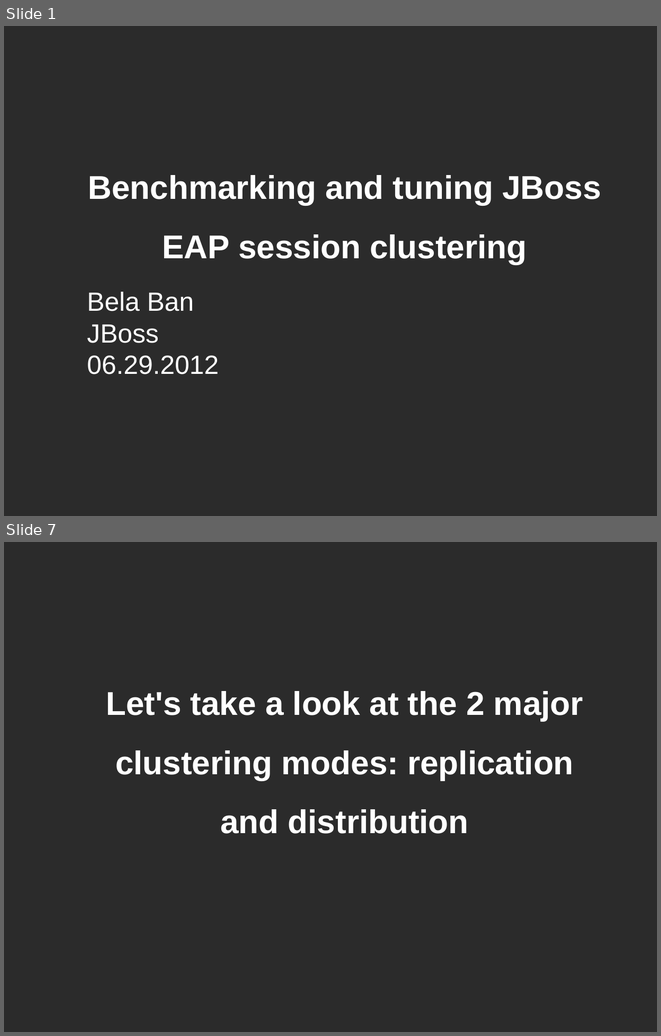
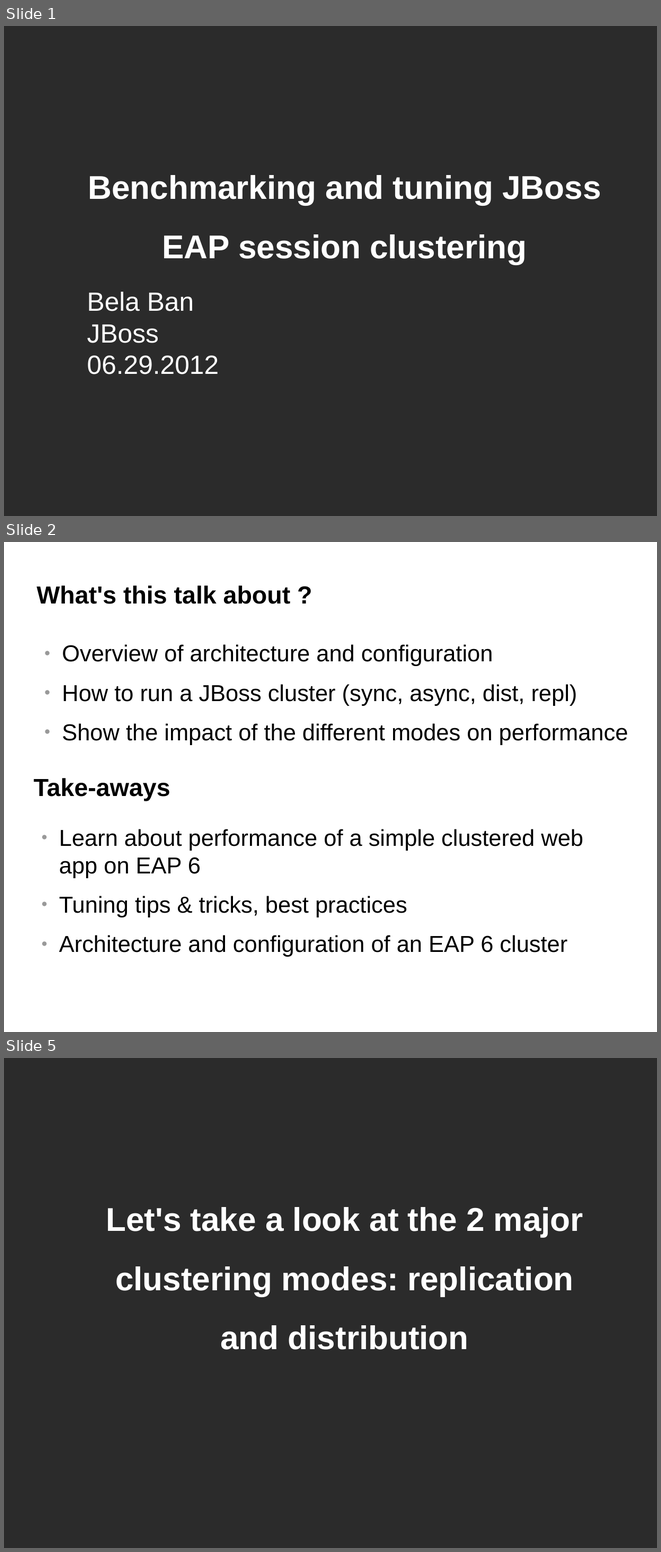
Before and after one commit to belaban/SessionPerf, a slide deck: docs/jbw2012.odp. Shown one above the other, each under a label of ours: slides 1 and 7 before the commit, slides 1, 2 and 5 after it; the slides between them are not shown. The pictures are 661x1036 and 661x1552 pixels, drawn with LibreOffice and Linux fonts; fonts in the diff are those of the drawing; background and template pictures are left out; a plain dark background stands for a picture behind light text. Boxes give left, top, right and bottom in pixels: in the first picture for what was removed or moved away, otherwise in the second. Text is boxed around its words. In the diff, an @@ line names an element or a change of style, - is before the commit and + after.

```diff
--- a/docs/jbw2012.odp
+++ b/docs/jbw2012.odp
@@ slide 2 added at box(4, 542, 657, 1032), background #FFFFFF @@
@@ title added at box(37, 585, 291, 604), 30 pt, text #000000, bold @@
+What's this talk about ?
@@ text added at box(62, 644, 628, 745), 28 pt, text #000000 @@
+● Overview of architecture and configuration
+● How to run a JBoss cluster (sync, async, dist, repl)
+● Show the impact of the different modes on performance
@@ title added at box(34, 778, 170, 801), 30 pt, text #000000, bold @@
+Take-aways
@@ text added at box(59, 829, 583, 956), 28 pt, text #000000 @@
+● Learn about performance of a simple clustered web app on EAP 6
+● Tuning tips & tricks, best practices
+● Architecture and configuration of an EAP 6 cluster
@@ what was slide 7 is now slide 5 @@
```
Also in this commit, not shown: 12 slides changed, 2 other slides added, 5 slides removed.
